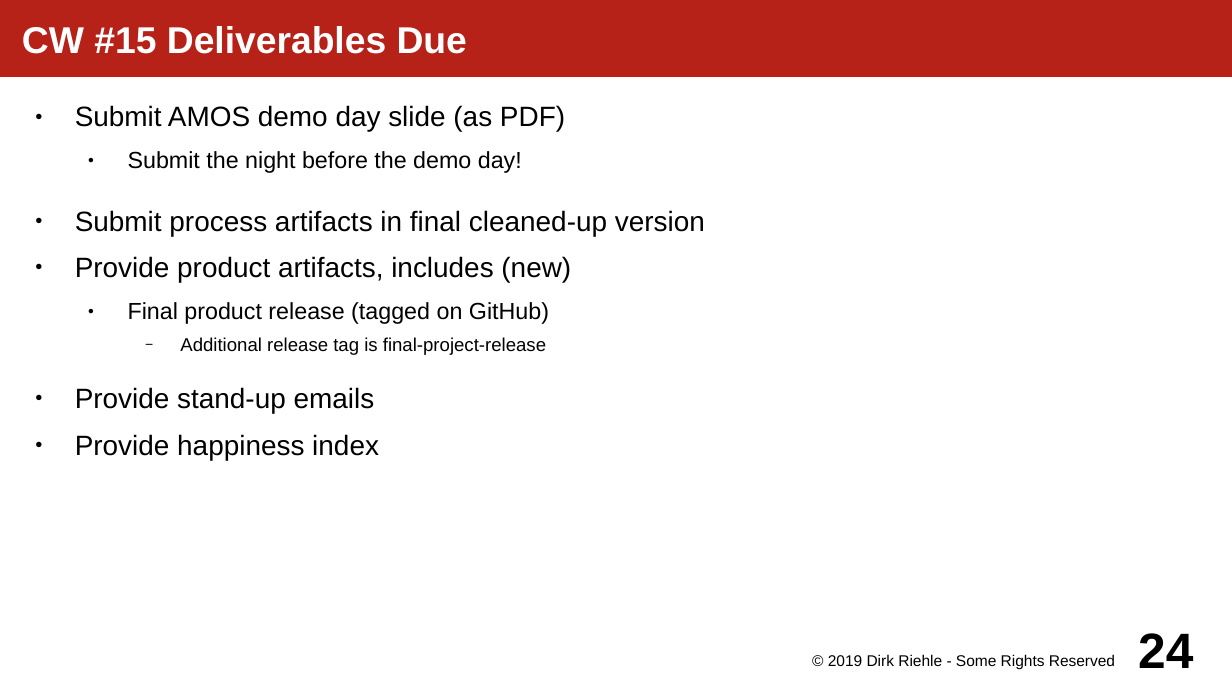
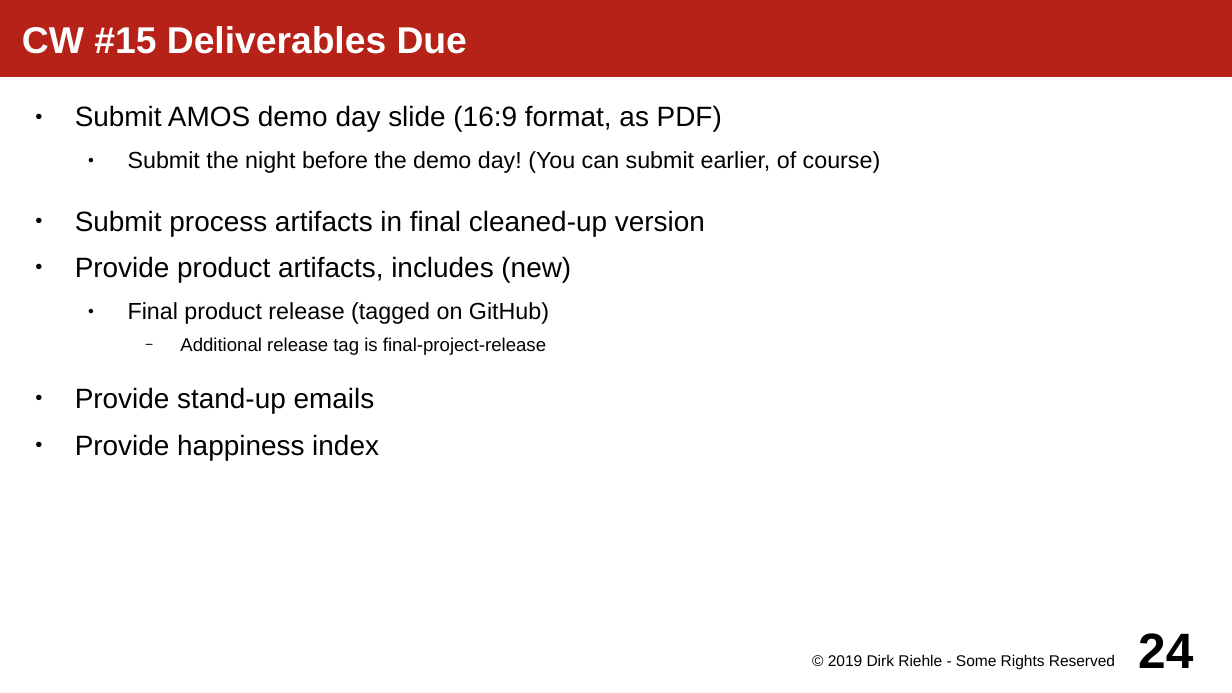
Before and after one commit to dirkriehle/amos-course, a slide deck: slide 24 of Lecture slides/AMOS A02 - Course Schedule.odp. Drawn at 1232x693 pixels with LibreOffice and Linux fonts; fonts in the diff are those of the drawing. Boxes give left, top, right and bottom in pixels: in the first picture for what was removed or moved away, otherwise in the second. Text is boxed around its words. In the diff, an @@ line names an element or a change of style, - is before the commit and + after.

```diff
--- a/Lecture slides/AMOS A02 - Course Schedule.odp
+++ b/Lecture slides/AMOS A02 - Course Schedule.odp
@@ text at (75,105,881,173): text changed @@
-● Submit AMOS demo day slide (as PDF)
-  ● Submit the night before the demo day!
+● Submit AMOS demo day slide (16:9 format, as PDF)
+  ● Submit the night before the demo day! (You can submit earlier, of course)
```
Also in this commit, not shown: 1 other file.
